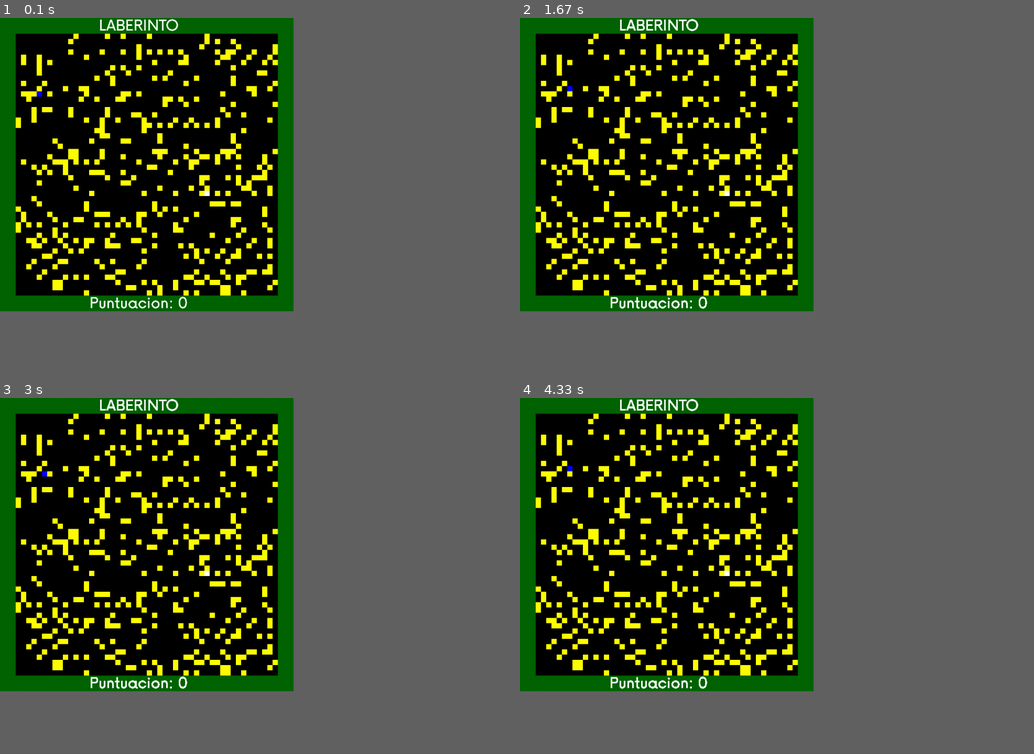
Above: before the commit, frames 1-4 (two rows, left to right).
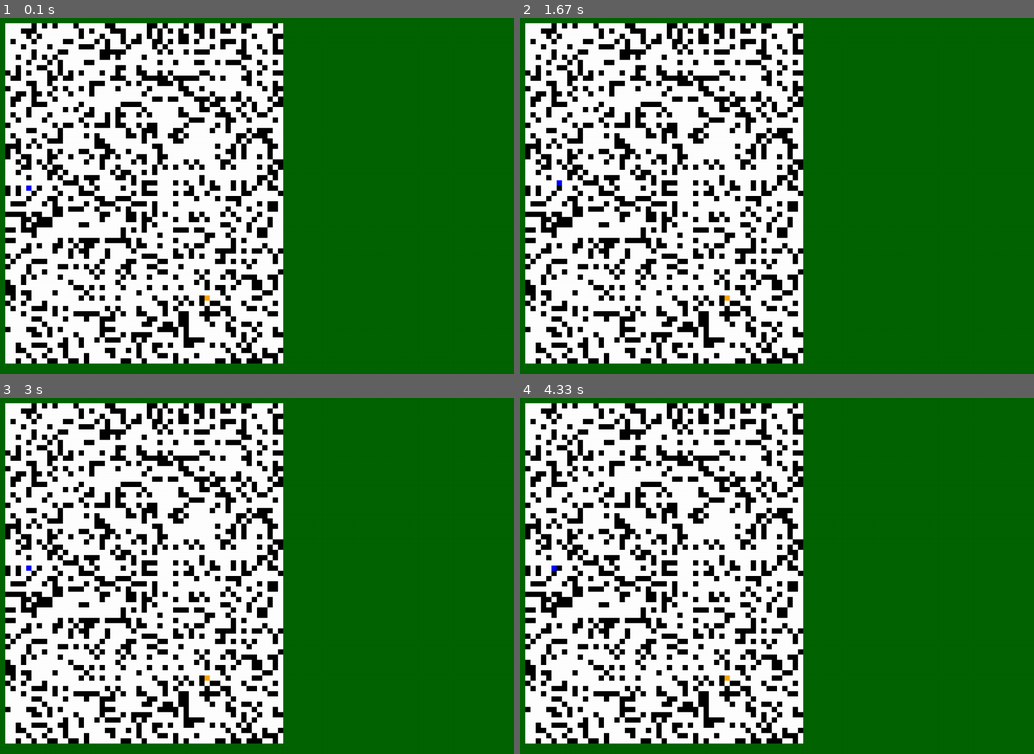
Above: after the commit, the same moments.

Repository: BryanManzano2016/pythonLaberinto
Game: pygame game, started from main.py
Same seed, same stepped clock (60 frames per second), same inputs: the game is played once before the commit and once after it.
Inputs:
- Up to frame 1 (0.1 s): no input
- Up to frame 2 (1.67 s): hold Right 0.33-0.8 s; hold Up 0.83-1.13 s; hold Right 1.17-1.63 s
- Up to frame 3 (3 s): hold Left 1.67-2.2 s; hold Down 2.23-2.53 s; hold Left 2.57-2.97 s
- Up to frame 4 (4.33 s): hold Up 3-3.37 s; hold Right 3.4-4.03 s; hold Down from 4.07 s (still down)
The window is 514x514 before the commit and 900x624 after it. Grey fills any space a smaller window leaves; there, only what the larger window draws over its background counts as a difference.

The runs differ from the first frame. In frame 1, 44% of the frame differs, in the area x 1-56%, y 0-98%; in frame 2, 44%; in frame 3, 44%; in frame 4, 44%.

Commit message:
Laberinto, meta y jugador accesibles totalmente

Diff:
--- a/src/Config.py
+++ b/src/Config.py
@@ -1,12 +1,12 @@
 Config = {
     'game': {
         'caption': 'Laberinto',
-        'height': 560,
-        'width': 560,
+        'height': 680,
+        'width': 980,
         'fps': 45,
         'bumper_size': 30,
         'square_size': 10,
-        'number_squares': 400
+        'number_squares': 1000
     },
     'colors': {
         'white': (255, 255, 255),
@@ -14,6 +14,7 @@
         'green': (0, 100, 0),
         'red': (100, 0, 0),
         'yellow': (255, 255, 0),
-        'blue': (0, 0, 255)
+        'blue': (0, 0, 255),
+        'orange': (255,165,0)
     }
 }
--- a/src/Game.py
+++ b/src/Game.py
@@ -1,6 +1,5 @@
 import pygame
 import random
-#from time import sleep
 from src.Player import Player
 from src.PointWin import PointWin
 from src.Config import Config
@@ -9,67 +8,49 @@
     def __init__(self, display):
 
         self.display = display
-        self.width_able = Config['game']['width'] - Config['game']['bumper_size']
-        self.height_able = Config['game']['height'] - Config['game']['bumper_size']
         self.width_total = Config['game']['width']
+        self.width_able = Config['game']['width'] - Config['game']['bumper_size']*15
         self.height_total = Config['game']['height']
-        self.bumper = Config['game']['bumper_size']
+        self.height_able = Config['game']['height'] - Config['game']['bumper_size'] * 1
         self.square_size = Config['game']['square_size']
 
         self.score = 0
 
-    def clean(self, clean_pos):
-        pygame.draw.rect(
-            self.display,
-            Config['colors']['black'],
-            [
-                clean_pos[0],
-                clean_pos[1],
-                Config['game']['square_size'],
-                Config['game']['square_size']
-            ]
-        )
-
     def loop(self):
 
         clock = pygame.time.Clock()
-        self.score = 0
 
         positions = list() #poner en loop()
         count_sq = 0
 
         #Posiciones jugables
 
-        positions_free = [ [e, f] for e in range(self.bumper,
-                                        self.width_able - self.bumper + self.square_size * 3,
+        positions_free = [ [e, f] for e in range(self.square_size,
+                                        self.width_able + self.square_size,
                                         self.square_size)
-                          for f in range(self.bumper,
-                                        self.height_able - self.bumper + self.square_size * 3,
+                          for f in range(self.square_size,
+                                        self.height_able + self.square_size,
                                         self.square_size)]
 
         #Creacion y ubicacion de jugadores y meta
-        # dsadd
         posP = random.choice(positions_free)
-        positions_free.remove(posP)
         player_1 = Player(self.display, posP)
 
         posW = random.choice(positions_free)
-        positions_free.remove(posW)
-        positions.append(posW)
         pointWin = PointWin(self.display, posW)
 
         # Fill background and draw game area
         self.display.fill(Config['colors']['green'])
 
-        # Rectangulo negro de juego
+        # Rectangulo blanco de juego
         pygame.draw.rect(
             self.display,
-            Config['colors']['black'],
+            Config['colors']['white'],
             [
-                self.bumper,
-                self.bumper,
-                self.width_able - self.bumper,
-                self.height_able - self.bumper
+                self.square_size,
+                self.square_size,
+                self.width_able,
+                self.height_able
             ]
         )
 
@@ -84,7 +65,7 @@
         for x in positions:
             pygame.draw.rect(
                 self.display,
-                Config['colors']['yellow'],
+                Config['colors']['black'],
                 [
                     x[0],
                     x[1],
@@ -95,6 +76,8 @@
 
         while True:
 
+            pos_change = [0, 0]
+
             for event in pygame.event.get():
                 # Si se sale del programa
                 if event.type == pygame.QUIT:
@@ -103,42 +86,36 @@
                 # Si se presiona una tecla
                 if event.type == pygame.KEYDOWN:
 
-                    soon_pos = [player_1.get_posx(), player_1.get_posy()]
-                    old_pos = soon_pos[:]
-
                     if event.key == pygame.K_LEFT:
-                        soon_pos[0] += -self.square_size
-                        if soon_pos in positions_free:
-                            player_1.move(soon_pos)
-                            self.clean(old_pos)
+                        pos_change[0] += -self.square_size
+                        pos_change[1] = 0
 
                     elif event.key == pygame.K_RIGHT:
-                        soon_pos[0] += self.square_size
-                        if soon_pos not in positions:
-                            player_1.move(soon_pos)
-                            self.clean(old_pos)
+                        pos_change[0] += self.square_size
+                        pos_change[1] = 0
 
                     elif event.key == pygame.K_UP:
-                        soon_pos[1] += -self.square_size
-                        if soon_pos not in positions:
-                            player_1.move(soon_pos)
-                            self.clean(old_pos)
+                        pos_change[0] = 0
+                        pos_change[1] += -self.square_size
 
                     elif event.key == pygame.K_DOWN:
-                        soon_pos[1] += self.square_size
-                        if soon_pos not in positions:
-                            player_1.move(soon_pos)
-                            self.clean(old_pos)
+                        pos_change[0] = 0
+                        pos_change[1] += self.square_size
 
-            # Draw an jugador
-            point_rect = pointWin.draw()
+            if (player_1.movimientoValido(pos_change, positions) or not
+                    player_1.movimientoValido(pos_change, positions_free)):
+                continue
+
+            player_1.move(pos_change)
 
             player_rect = player_1.draw()
+            point_rect = pointWin.draw()
+                # Detect collision with point of wein
+            if player_rect.colliderect(point_rect):
+                self.loop()
+                self.score += 1
 
-            # Detect collision with point of wein
-            if point_rect.colliderect(player_rect):
-                self.loop()
-
+            '''
             # Initialize font and draw title and score text
             pygame.font.init()
             font = pygame.font.Font('./assets/Now-Regular.otf', 28)
@@ -163,6 +140,6 @@
 
             self.display.blit(score, score_rect)
             self.display.blit(title, title_rect)
-
+            '''
             pygame.display.update()
             clock.tick(Config['game']['fps'])
--- a/src/Player.py
+++ b/src/Player.py
@@ -1,5 +1,4 @@
 import pygame
-import random
 
 from src.Config import Config
 
@@ -21,19 +20,26 @@
             ]
         )
 
-    def move(self, soon_pos):
+    def move(self, change_pos):
+
         pygame.draw.rect(
             self.display,
-            Config['colors']['black'],
+            Config['colors']['white'],
             [
-                soon_pos[0],
-                soon_pos[1],
+                self.x_pos,
+                self.y_pos,
                 Config['game']['square_size'],
                 Config['game']['square_size']
             ]
         )
-        self.x_pos = soon_pos[0]
-        self.y_pos = soon_pos[1]
+        self.x_pos += change_pos[0]
+        self.y_pos += change_pos[1]
+
+    def movimientoValido(self, change_pos, pos):
+        if [self.x_pos + change_pos[0], self.y_pos + change_pos[1]] in pos:
+            return True
+        else:
+            return False
 
     def get_posx(self):
         return self.x_pos
--- a/src/PointWin.py
+++ b/src/PointWin.py
@@ -1,4 +1,3 @@
-import random
 import pygame
 
 from src.Config import Config
@@ -14,7 +13,7 @@
     def draw(self):
         return pygame.draw.rect(
             self.display,
-            Config['colors']['white'],
+            Config['colors']['orange'],
             [
                 self.x_pos,
                 self.y_pos,
